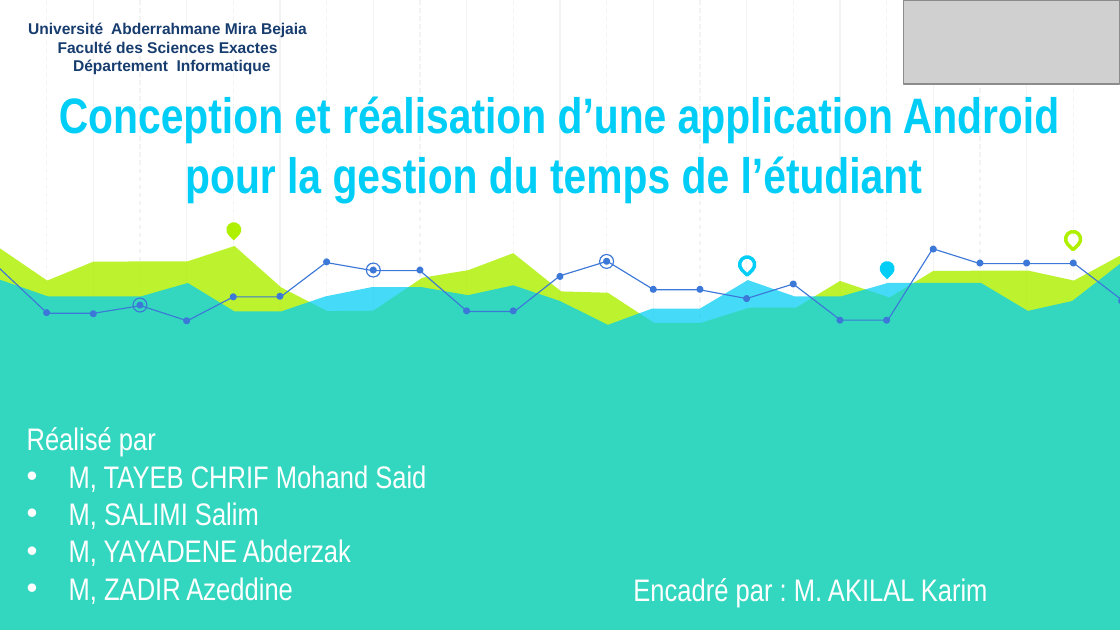
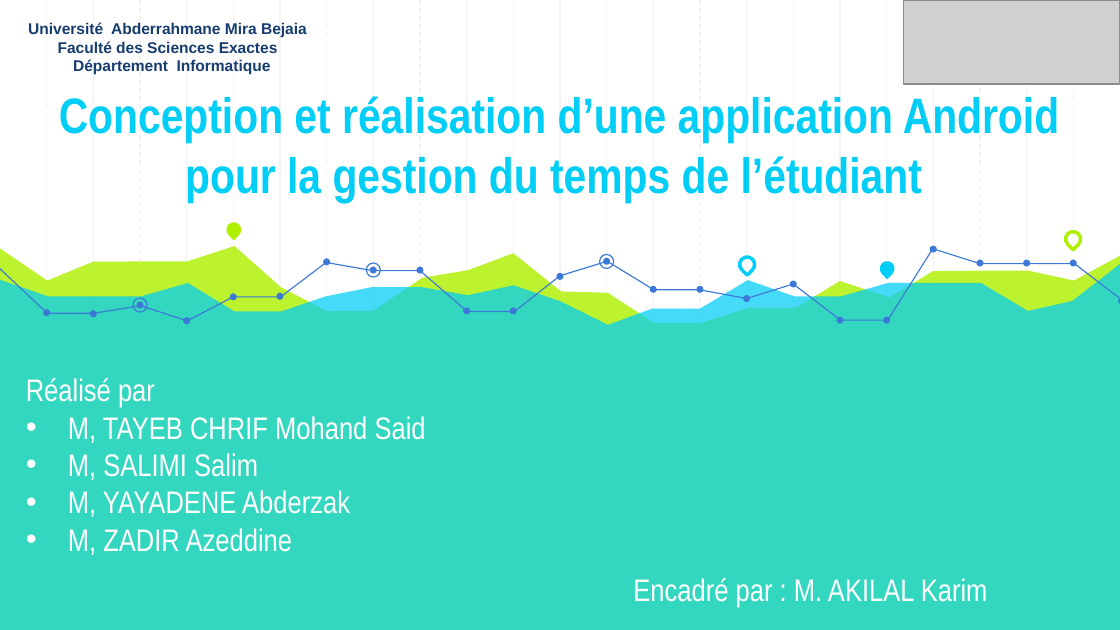
Before and after one commit to AzeddineZadir/docpfc, a slide deck: slide 1 of présentation licence 3.pptx. Drawn at 1120x630 pixels with LibreOffice and Linux fonts; fonts in the diff are those of the drawing; grey boxes stand for pictures. Boxes give left, top, right and bottom in pixels: in the first picture for what was removed or moved away, otherwise in the second. Text is boxed around its words. In the diff, an @@ line names an element or a change of style, - is before the commit and + after.

```diff
--- a/présentation licence 3.pptx
+++ b/présentation licence 3.pptx
@@ text "Réalisé par": place and size @@
-text "Réalisé par" at (27,427,426,604)
+text "Réalisé par" at (26,378,426,555)
```
Also in this commit, not shown: 5 other slides changed.
